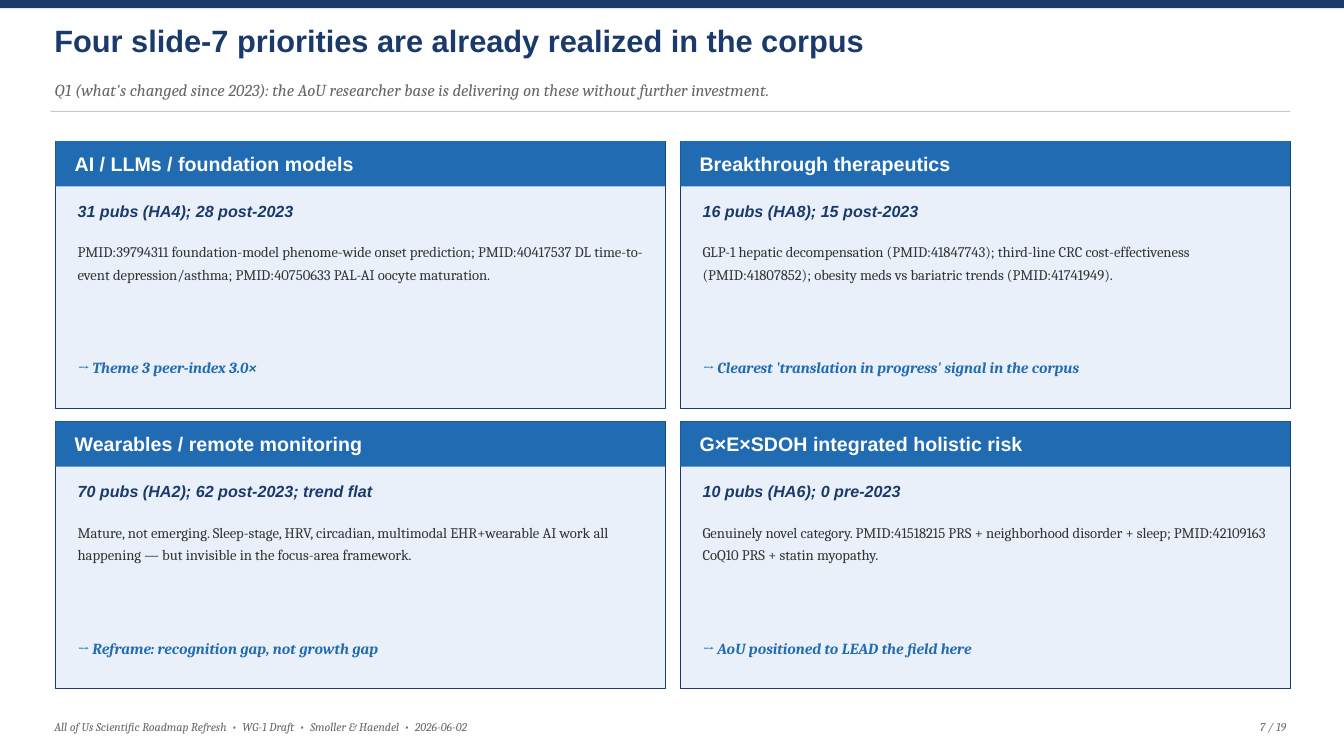
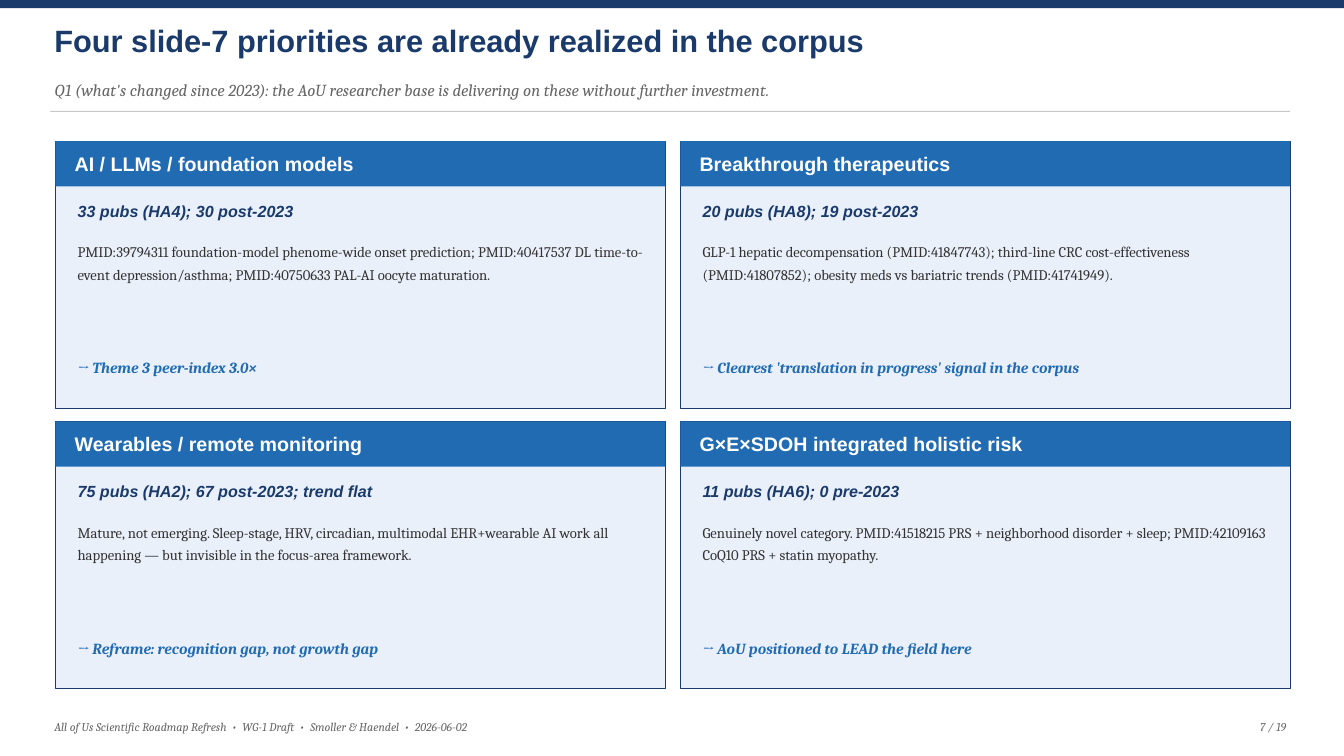
Before and after one commit to mellybelly/all-of-us, a slide deck: slide 7 of resources/deliverables/AoU_Roadmap_Refresh_Draft_Deck.pptx. Drawn at 1344x756 pixels with LibreOffice and Linux fonts; fonts in the diff are those of the drawing. Boxes give left, top, right and bottom in pixels: in the first picture for what was removed or moved away, otherwise in the second. Text is boxed around its words. In the diff, an @@ line names an element or a change of style, - is before the commit and + after.

```diff
--- a/resources/deliverables/AoU_Roadmap_Refresh_Draft_Deck.pptx
+++ b/resources/deliverables/AoU_Roadmap_Refresh_Draft_Deck.pptx
@@ text at [78, 205, 293, 221]: text changed @@
-31 pubs (HA4); 28 post-2023
+33 pubs (HA4); 30 post-2023
@@ text at [703, 205, 918, 221]: text changed @@
-16 pubs (HA8); 15 post-2023
+20 pubs (HA8); 19 post-2023
@@ text at [78, 485, 372, 501]: text changed @@
-70 pubs (HA2); 62 post-2023; trend flat
+75 pubs (HA2); 67 post-2023; trend flat
@@ text at [703, 485, 899, 501]: text changed @@
-10 pubs (HA6); 0 pre-2023
+11 pubs (HA6); 0 pre-2023
```
Also in this commit, not shown: 14 other slides changed, 7 other files.
